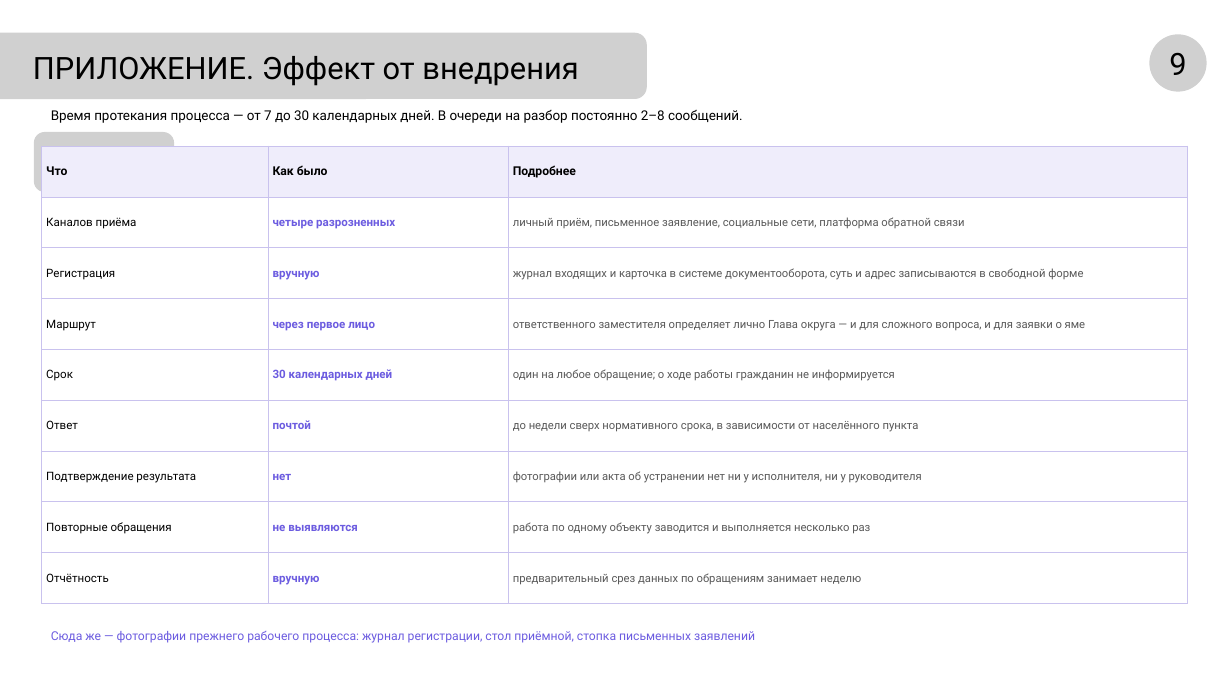
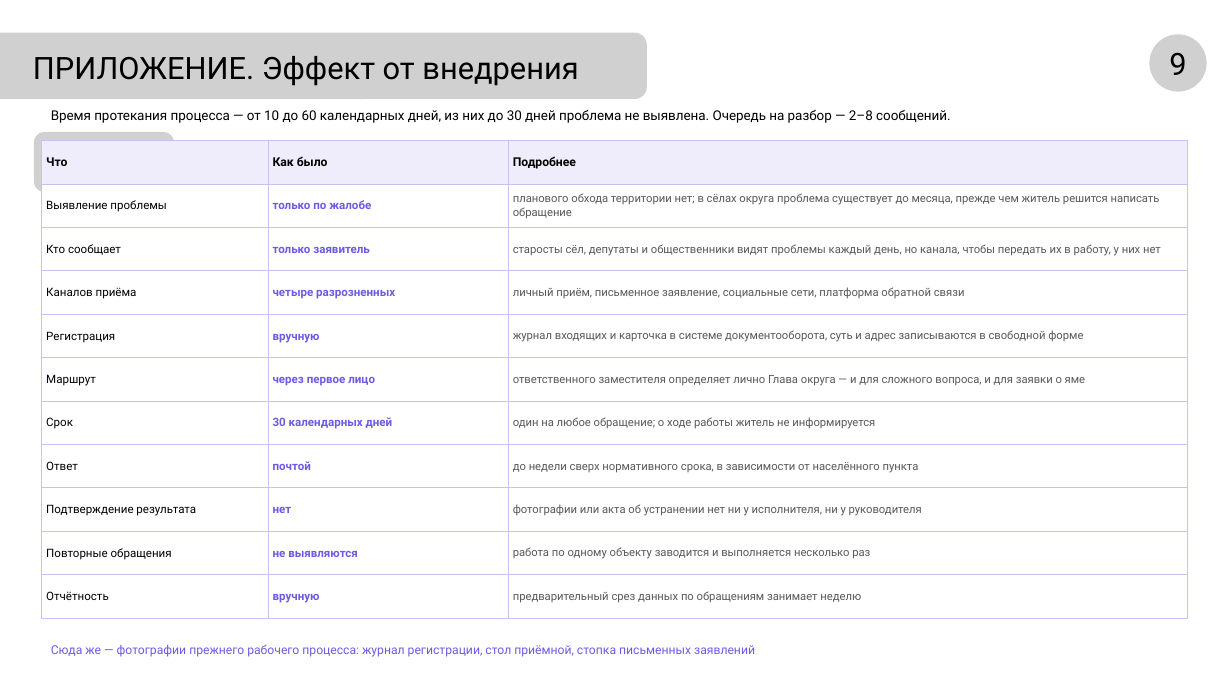
Before and after one commit to NiceGenn/Team-28-progress, a slide deck: slide 10 of файлы/prezentaciya-chernovik.pptx. Drawn at 1232x693 pixels with LibreOffice and Linux fonts; fonts in the diff are those of the drawing; grey boxes stand for pictures. Boxes give left, top, right and bottom in pixels: in the first picture for what was removed or moved away, otherwise in the second. Text is boxed around its words. In the diff, an @@ line names an element or a change of style, - is before the commit and + after.

```diff
--- a/файлы/prezentaciya-chernovik.pptx
+++ b/файлы/prezentaciya-chernovik.pptx
@@ text at <box>51,109,950,123</box>: text changed @@
-Время протекания процесса — от 7 до 30 календарных дней. В очереди на разбор постоянно 2–8 сообщений.
+Время протекания процесса — от 10 до 60 календарных дней, из них до 30 дней проблема не выявлена. Очередь на разбор — 2–8 сообщений.
@@ table at <box>42,140,1188,618</box> @@
+row 2: Выявление проблемы | только по жалобе | планового обхода территории нет; в сёлах округа проблема существует до месяца, прежде чем житель решится написать обращение
+row 3: Кто сообщает | только заявитель | старосты сёл, депутаты и общественники видят проблемы каждый день, но канала, чтобы передать их в работу, у них нет
-row 7, column 3: один на любое обращение; о ходе работы гражданин не информируется
+row 7, column 3: один на любое обращение; о ходе работы житель не информируется
@@ table: place and size @@
-table at <box>42,146,1188,604</box>
+table at <box>42,140,1188,618</box>
@@ text "Сюда же — фотографии прежнего ...": place and size @@
-text "Сюда же — фотографии прежнего ..." at <box>51,631,755,643</box>
+text "Сюда же — фотографии прежнего ..." at <box>51,645,755,657</box>
```
Also in this commit, not shown: 11 other slides changed, 23 other files.
